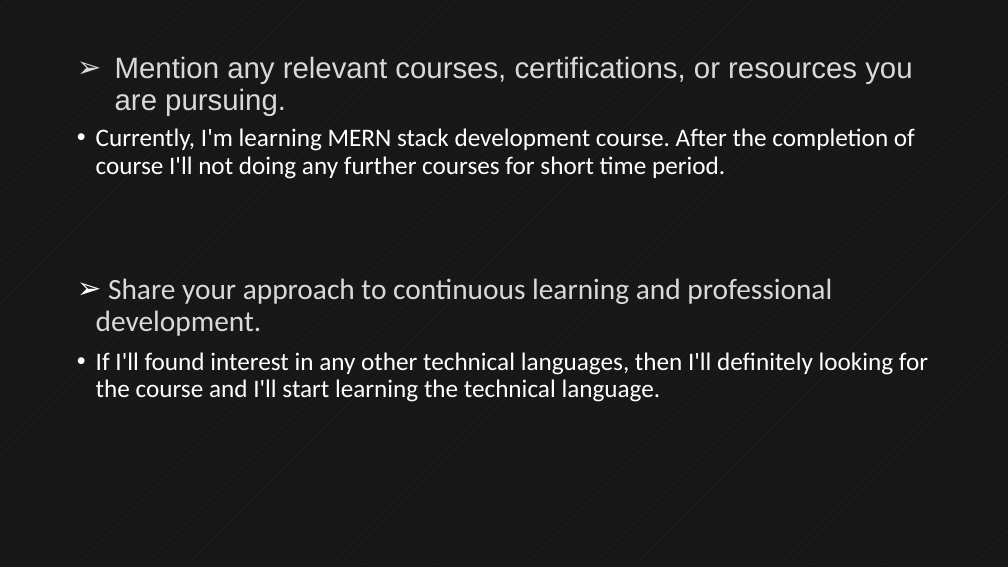
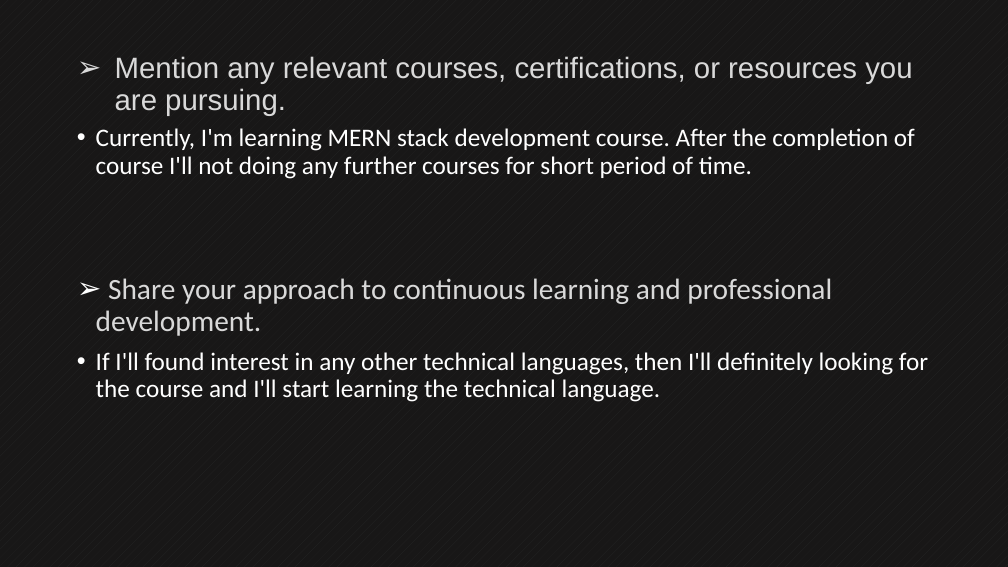
Before and after one commit to SD6103/13Sept_Sahil, a slide deck: slide 3 of Soft Skill/Module – 2.pptx. Drawn at 1008x567 pixels with LibreOffice and Linux fonts; fonts in the diff are those of the drawing. Boxes give left, top, right and bottom in pixels: in the first picture for what was removed or moved away, otherwise in the second. Text is boxed around its words. In the diff, an @@ line names an element or a change of style, - is before the commit and + after.

Commit message:
11-june

```diff
--- a/Soft Skill/Module – 2.pptx
+++ b/Soft Skill/Module – 2.pptx
@@ text at bbox=[96, 128, 915, 179]: text changed @@
-• Currently, I'm learning MERN stack development course. After the completion of course I'll not doing any further courses for short time period.
+• Currently, I'm learning MERN stack development course. After the completion of course I'll not doing any further courses for short period of time.
```
